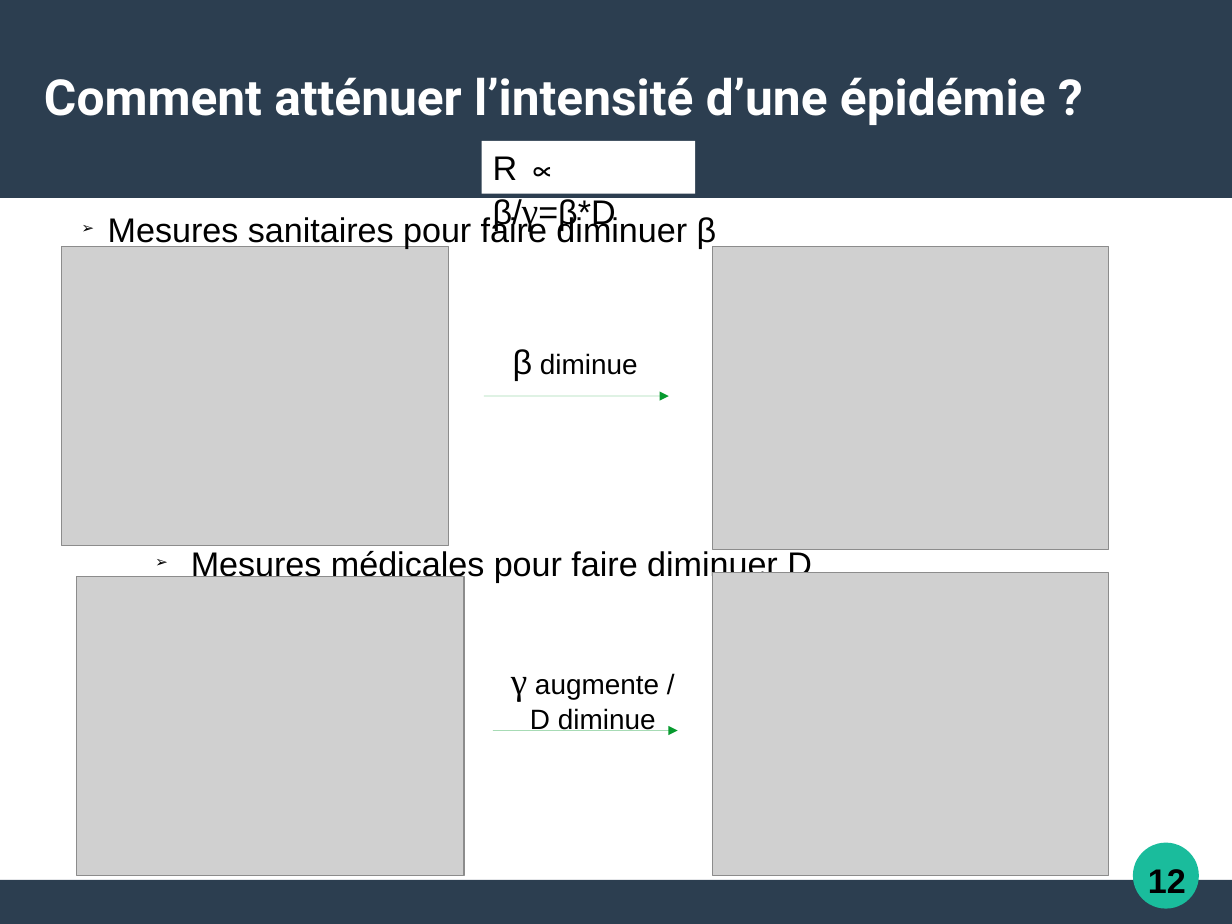
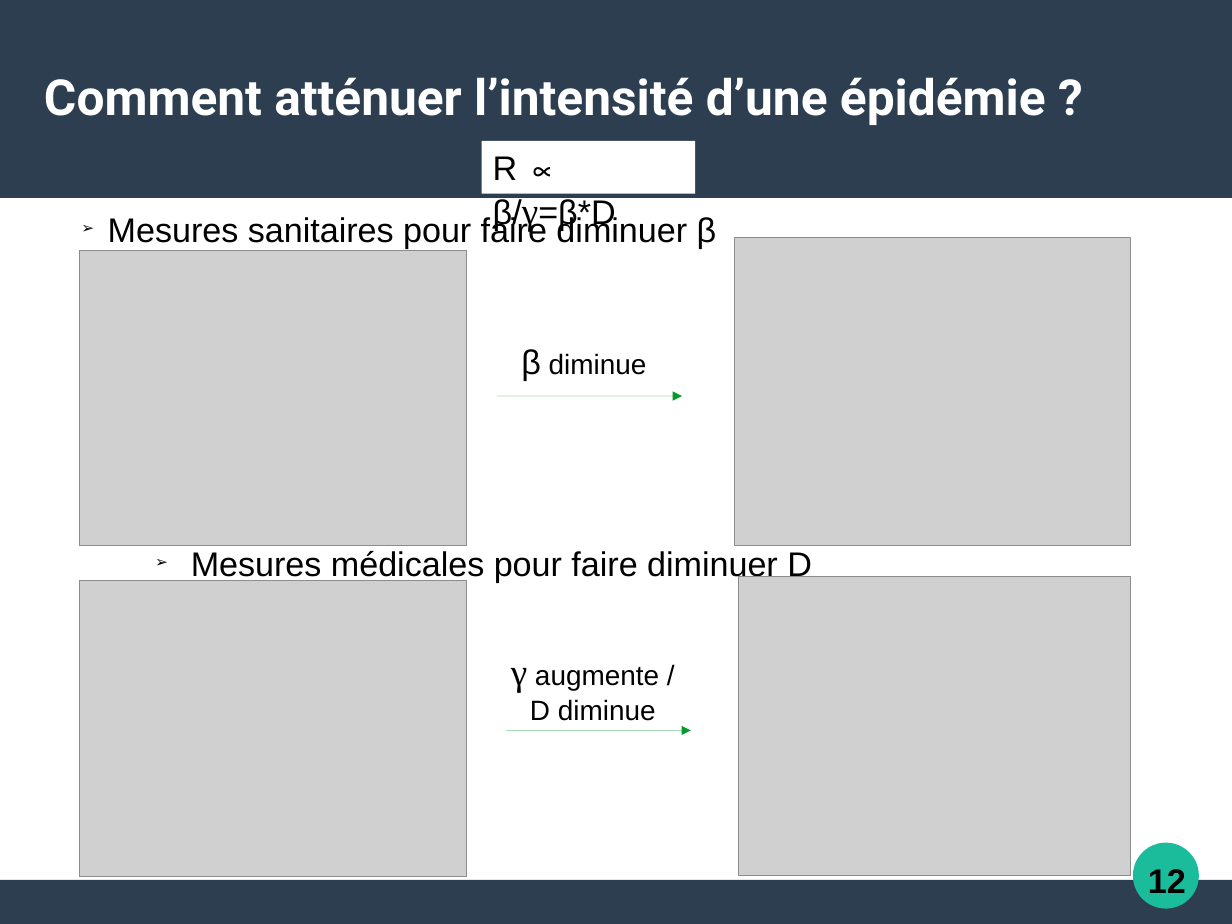
Before and after one commit to Alexia57/TIPE-2021-MP, a slide deck: slide 13 of Tipe_presentation.odp. Drawn at 1232x924 pixels with LibreOffice and Linux fonts; fonts in the diff are those of the drawing; grey boxes stand for pictures. Boxes give left, top, right and bottom in pixels: in the first picture for what was removed or moved away, otherwise in the second. Text is boxed around its words. In the diff, an @@ line names an element or a change of style, - is before the commit and + after.

```diff
--- a/Tipe_presentation.odp
+++ b/Tipe_presentation.odp
@@ picture: place and size @@
-picture at (713, 246, 1109, 549)
+picture at (736, 238, 1131, 546)
@@ picture: place and size @@
-picture at (61, 246, 448, 546)
+picture at (79, 250, 466, 546)
@@ text "β diminue": place and size @@
-text "β diminue" at (513, 349, 638, 380)
+text "β diminue" at (521, 349, 647, 380)
@@ arrow moved from (484, 396) - (669, 396) to (497, 396) - (682, 396) @@
@@ picture: place and size @@
-picture at (77, 577, 464, 876)
+picture at (79, 581, 466, 876)
@@ picture: place and size @@
-picture at (713, 572, 1109, 875)
+picture at (739, 577, 1131, 876)
@@ text "γ augmente / D diminue": place and size @@
-text "γ augmente / D diminue" at (511, 676, 659, 731)
+text "γ augmente / D diminue" at (511, 667, 659, 721)
@@ arrow moved from (493, 731) - (677, 731) to (506, 731) - (691, 731) @@
```
Also in this commit, not shown: 7 other slides changed, 2 slides added, 6 slides removed, 11 other files.
